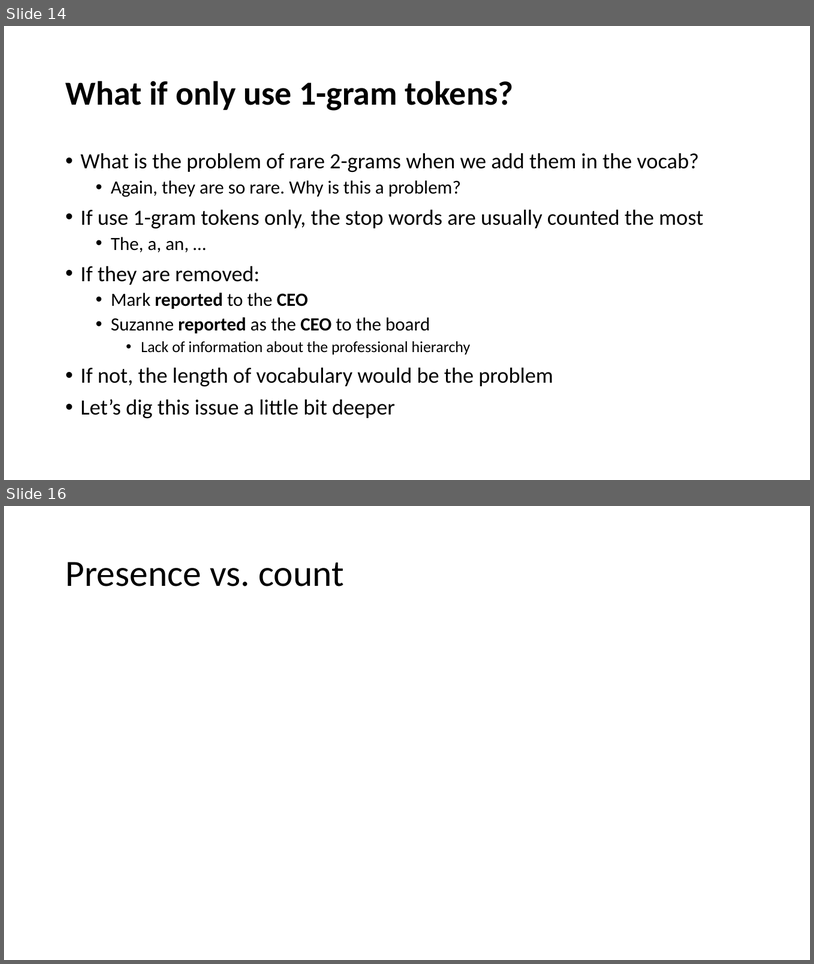
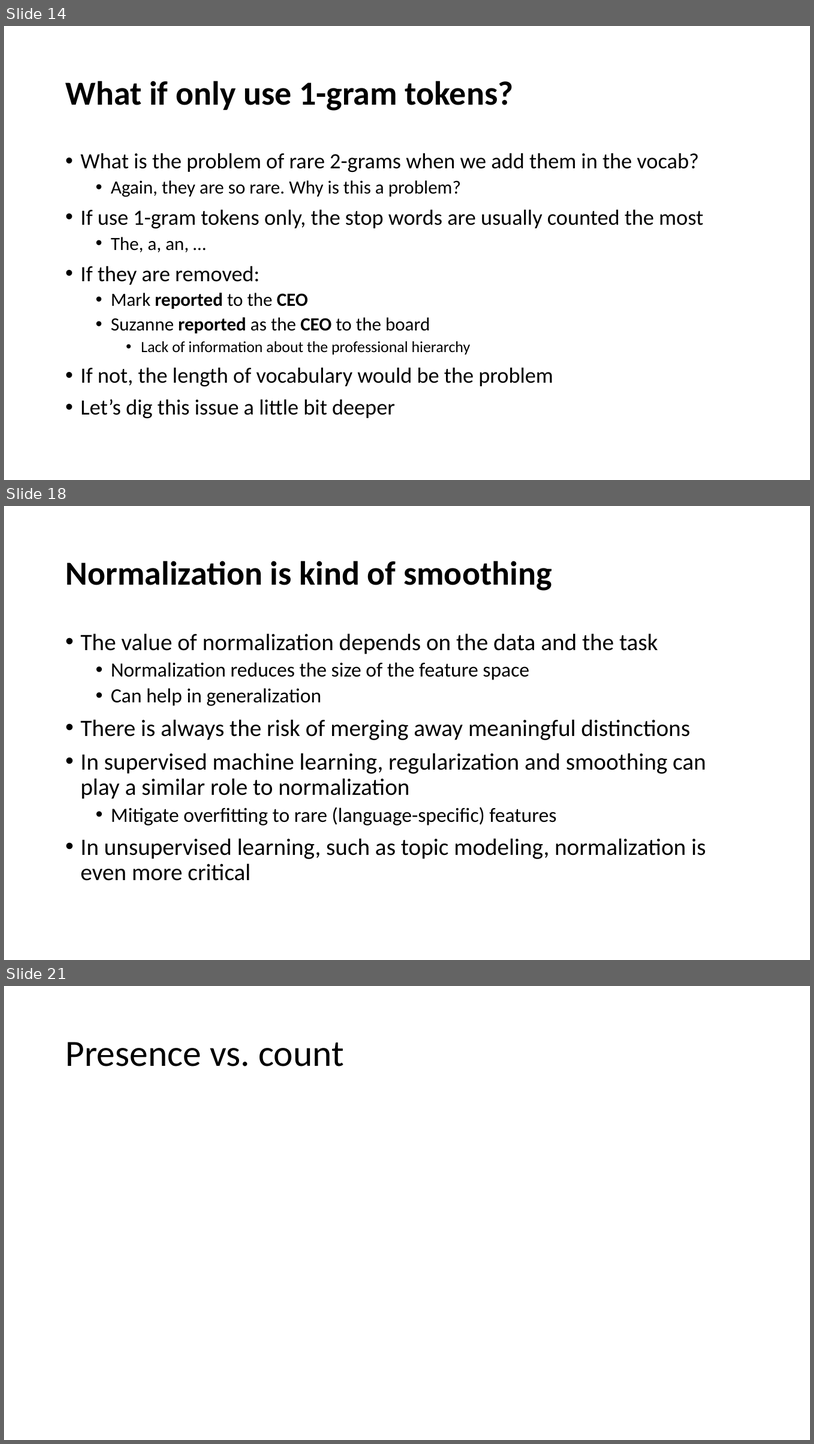
Before and after one commit to YeabinMoonEcon/BUS211, a slide deck: BUS243_NLP/lecture_notes/Lecture2.pptx. Shown one above the other, each under a label of ours: slides 14 and 16 before the commit, slides 14, 18 and 21 after it; the slides between them are not shown. The pictures are 814x964 and 814x1444 pixels, drawn with LibreOffice and Linux fonts; fonts in the diff are those of the drawing. Boxes give left, top, right and bottom in pixels: in the first picture for what was removed or moved away, otherwise in the second. Text is boxed around its words. In the diff, an @@ line names an element or a change of style, - is before the commit and + after.

```diff
--- a/BUS243_NLP/lecture_notes/Lecture2.pptx
+++ b/BUS243_NLP/lecture_notes/Lecture2.pptx
@@ slide 18 added at (4,506,810,960), background #FFFFFF @@
@@ title added at (65,561,552,591), 40 pt, text #000000, bold @@
+Normalization is kind of smoothing
@@ text added at (81,633,707,880), 28 pt, text #000000 @@
+• The value of normalization depends on the data and the task
+  • Normalization reduces the size of the feature space
+  • Can help in generalization
+• There is always the risk of merging away meaningful distinctions
+• In supervised machine learning, regularization and smoothing can play a similar role to normalization
+  • Mitigate overfitting to rare (language-specific) features
+• In unsupervised learning, such as topic modeling, normalization is even more critical
@@ what was slide 16 is now slide 21 @@
```
Also in this commit, not shown: 1 slide changed, 5 other slides added.
